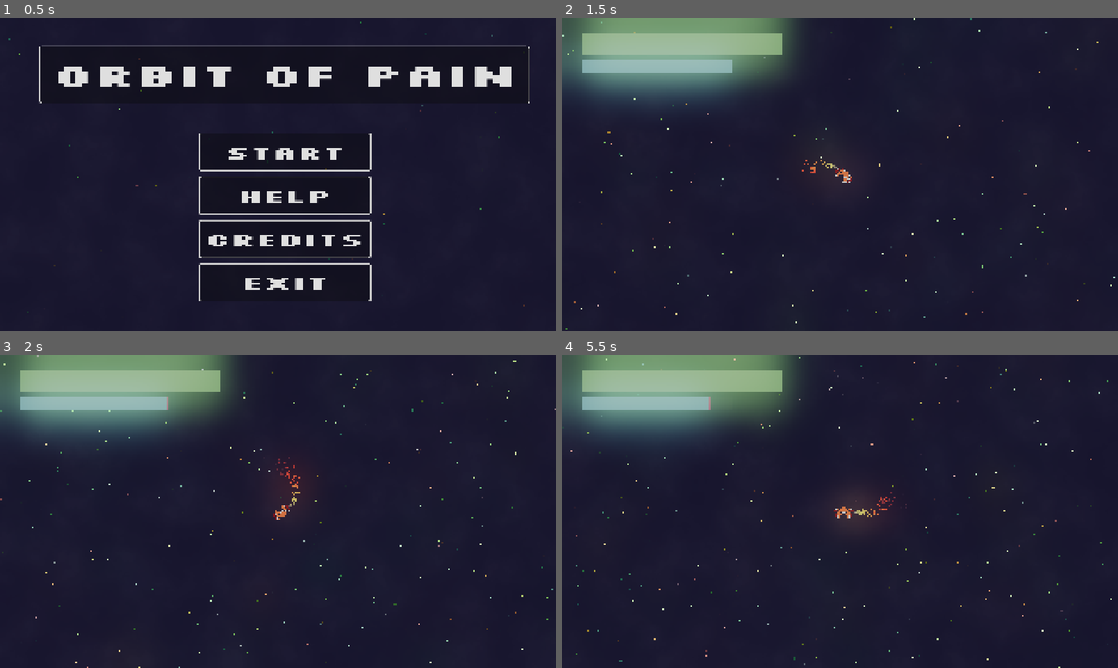
Above: before the commit, frames 1-4 (two rows, left to right).
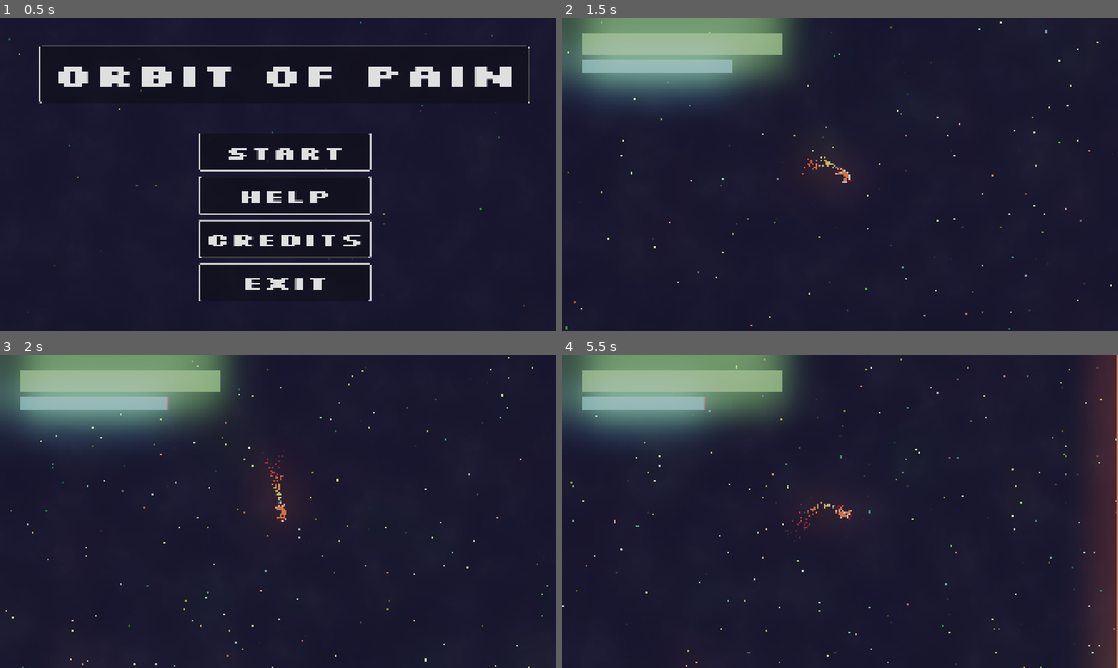
Above: after the commit, the same moments.

Repository: Lunix-420/OrbitOfPain
Game: Godot game, scene res://scenes/world/World.tscn
Two runs of this game, one before a commit and one after it. Both use one fixed random seed, a clock stepped at 60 frames per second and the inputs below. Sound files missing from this copy of the repository are replaced by a short silence.
Inputs (mouse positions are in pixels of both pictures, inside the frame that each line leads up to):
- Up to frame 1 (0.5 s): no input
- Up to frame 2 (1.5 s): click "START" at 0.5 s; tap Enter (action_start_next_wave) at 1.25 s; move the mouse to (962, 158) at 1.27 s; hold D (move_right) from 1.28 s (still down); hold E (move_turn_ccw) from 1.28 s (still down)
- Up to frame 3 (2 s): keep holding D (move_right); keep holding E (move_turn_ccw); tap Q (move_turn_cw) at 1.55 s
- Up to frame 4 (5.5 s): move the mouse to (728, 527) at 2.02 s; release D (move_right) at 2.03 s; release E (move_turn_ccw) at 2.03 s; hold S (move_backwards) 2.03-2.78 s; tap Q (move_turn_cw) at 2.1, 3.05 s; tap E (move_turn_ccw) at 2.3, 3.8, 5.3 s; move the mouse to (895, 442) at 2.77 s; hold D (move_right) 2.78-3.53 s; hold Ctrl (action_shield) 2.78-3.53 s; move the mouse to (812, 574) at 3.52 s; hold W (move_forward) 3.53-4.28 s; tap Space (action_shoot) at 3.6 s; move the mouse to (1006, 558) at 4.27 s; hold Q (move_turn_cw) 4.28-5.03 s; hold A (move_left) from 4.28 s (still down); tap Enter (action_start_next_wave) at 4.35 s; move the mouse to (673, 464) at 5.02 s; tap Shift (action_teleport) at 5.1 s

Frame 1 is identical in both runs. In frame 2, 0.3% of the frame differs, in the area x 0-100%, y 0-100%; in frame 3, 0.8%; in frame 4, 5.5%.

Commit message:
feat: Implement alternate control

Diff:
--- a/scripts/player.gd
+++ b/scripts/player.gd
@@ -9,6 +9,10 @@
 	Left,
 	Right
 }
+
+#==================================================================================================#
+# Control Mode
+const USE_MOUSE_ROTATION: bool = true
 
 #==================================================================================================#
 # State Variables
@@ -131,17 +135,29 @@
 	return 0.0
 
 func _process_rotation(delta: float) -> void:
-	var ccw_input = Input.is_action_pressed("move_turn_ccw")
-	var cw_input = Input.is_action_pressed("move_turn_cw")
-	if ccw_input and not cw_input:
-		sprite.rotation += ROTATE_SPEED * delta
-		consume_energy(BASE_ENERGY_DRAIN * delta)
-	if cw_input and not ccw_input:
-		sprite.rotation -= ROTATE_SPEED * delta
-		consume_energy(BASE_ENERGY_DRAIN * delta)
-
-#==================================================================================================#
-# Actions
+	if USE_MOUSE_ROTATION:
+		var mouse_pos = get_global_mouse_position()
+		var to_mouse = (mouse_pos - global_position).normalized()
+
+		# We want -X to face the mouse, so we get the angle and subtract PI
+		var target_angle = to_mouse.angle() + PI * 1.5
+		var current_angle = sprite.rotation
+		var angle_diff = wrapf(target_angle - current_angle, -PI, PI)
+
+		sprite.rotation += clamp(angle_diff, -ROTATE_SPEED * delta, ROTATE_SPEED * delta)
+
+		if abs(angle_diff) > 0.01:
+			consume_energy(BASE_ENERGY_DRAIN * delta)
+	else:
+		var ccw_input = Input.is_action_pressed("move_turn_ccw")
+		var cw_input = Input.is_action_pressed("move_turn_cw")
+		if ccw_input and not cw_input:
+			sprite.rotation += ROTATE_SPEED * delta
+			consume_energy(BASE_ENERGY_DRAIN * delta)
+		if cw_input and not ccw_input:
+			sprite.rotation -= ROTATE_SPEED * delta
+			consume_energy(BASE_ENERGY_DRAIN * delta)
+
 
 func _process_shield(delta: float) -> void:
 	if not GlobalState.perks["shield"]:
--- a/scripts/spawner.gd
+++ b/scripts/spawner.gd
@@ -20,10 +20,10 @@
 
 # Spawn Area
 const SPAWN_DISTANCE := 2500.0
-const ARENA_X := -3000.0
-const ARENA_Y := -3000.0
-const ARENA_W := 6000.0
-const ARENA_H := 6000.0
+const ARENA_X := -2900.0
+const ARENA_Y := -2900.0
+const ARENA_W := 5800.0
+const ARENA_H := 5800.0
 
 # Hardcoded Waves
 @onready var waves := [
@@ -60,7 +60,7 @@
 				]
 			},
 			{
-				"spawn_delay": 10.0,
+				"spawn_delay": 15.0,
 				"enemies": [
 					{ "scene": chaser_scene, "count": 3 }
 				]
@@ -84,16 +84,16 @@
 				]
 			},
 			{
+				"spawn_delay": 20.0,
+				"enemies": [
+					{ "scene": chaser_scene, "count": 5 }
+				]
+			},
+			{
 				"spawn_delay": 15.0,
 				"enemies": [
-					{ "scene": chaser_scene, "count": 10 }
-				]
-			},
-			{
-				"spawn_delay": 20.0,
-				"enemies": [
-					{ "scene": chaser_scene, "count": 10 },
-					{ "scene": spiral_scene, "count": 3 }
+					{ "scene": chaser_scene, "count": 5 },
+					{ "scene": wave_scene, "count": 3 }
 				]
 			}
 		]
@@ -103,24 +103,24 @@
 		"subwaves": [
 			{
 				"spawn_delay": 0.0,
+				"enemies": [
+					{ "scene": spiral_scene, "count": 2 },
+					{ "scene": wave_scene, "count": 2 }
+				]
+			},
+			{
+				"spawn_delay": 30.0,
+				"enemies": [
+					{ "scene": chaser_scene, "count": 3 },
+					{ "scene": spiral_scene, "count": 2 },
+					{ "scene": wave_scene, "count": 2 }
+				]
+			},
+			{
+				"spawn_delay": 30.0,
 				"enemies": [
 					{ "scene": spiral_scene, "count": 3 },
 					{ "scene": wave_scene, "count": 3 }
-				]
-			},
-			{
-				"spawn_delay": 20.0,
-				"enemies": [
-					{ "scene": chaser_scene, "count": 5 },
-					{ "scene": spiral_scene, "count": 2 },
-					{ "scene": wave_scene, "count": 2 }
-				]
-			},
-			{
-				"spawn_delay": 20.0,
-				"enemies": [
-					{ "scene": spiral_scene, "count": 5 },
-					{ "scene": wave_scene, "count": 5 }
 				]
 			}
 		]
